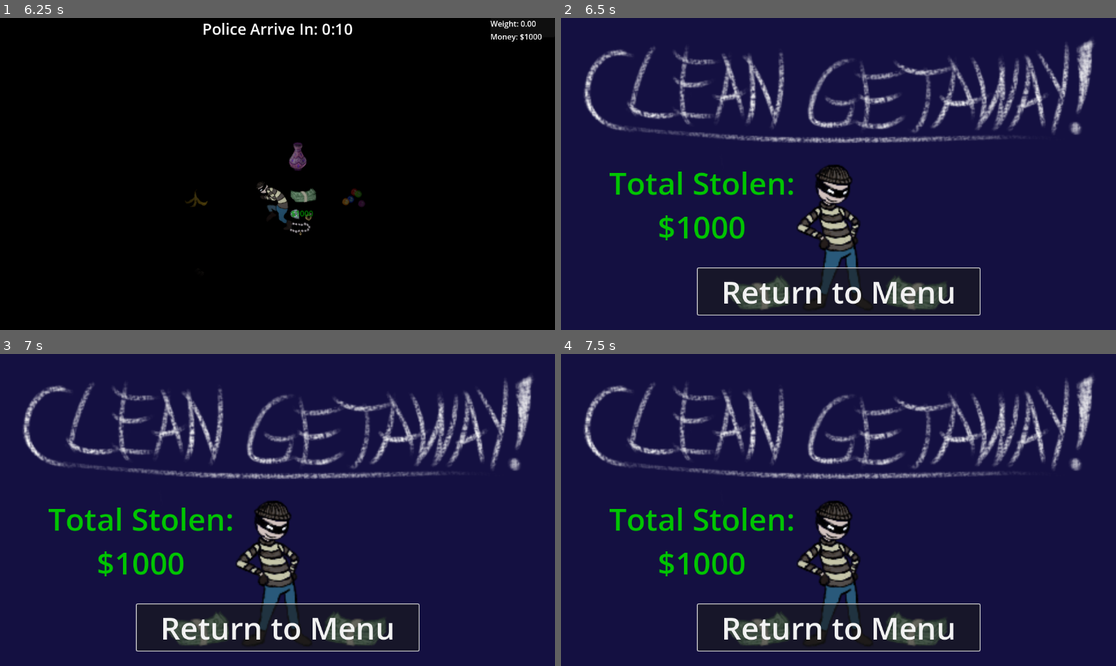
Above: before the commit, frames 1-4 (two rows, left to right).
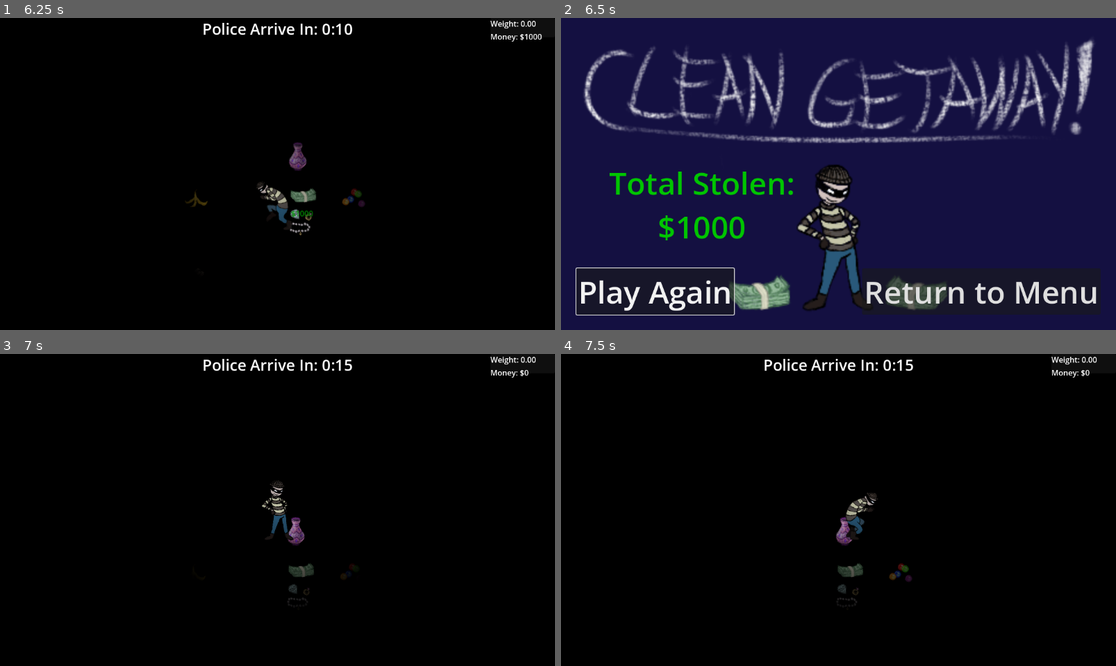
Above: after the commit, the same moments.

Repository: Enriquenf07/game-jam-march-2026
Game: Godot game, scene res://world/main.tscn
Two runs of this game, one before a commit and one after it. Both use one fixed random seed, a clock stepped at 60 frames per second and the inputs below. The engine's default icon, where the game draws it, is replaced by a stand-in: a white triangle on a blue panel in a dark square. Sound files missing from this copy of the repository are replaced by a short silence.
Inputs (mouse positions are in pixels of both pictures, inside the frame that each line leads up to):
- Up to frame 1 (6.25 s): click "Start Heist!" at 0.5 s; tap Enter at 1.25 s; hold D (right) 1.28-2.03 s; hold E (interact) 1.28-2.03 s; hold S (down) 2.03-2.78 s; tap Shift (run) at 2.1, 3.6, 5.1 s; hold D (right) 2.78-3.53 s; hold E (interact) 2.78-3.53 s; hold W (up) 3.53-4.28 s; hold E (interact) 4.28-5.03 s; hold A (left) 4.28-5.78 s; hold S (down) from 5.78 s (still down); hold E (interact) from 5.78 s (still down)
- Up to frame 2 (6.5 s): keep holding S (down); keep holding E (interact)
- Up to frame 3 (7 s): release S (down) at 6.5 s; release E (interact) at 6.5 s; click (94, 628) at 6.5 s, where only the run after the commit has a clickable "Play Again"
- Up to frame 4 (7.5 s): hold D (right) from 7.28 s (still down); tap Shift (run) at 7.35 s

Frame 1 is identical in both runs. In frame 2, 4.1% of the frame differs, in the area x 2-97%, y 79-96%; in frame 3, 99%, in the area x 0-100%, y 0-100%; in frame 4, 99%.

Commit message:
Added a restart button to the results screen

Diff:
--- a/world/main.gd
+++ b/world/main.gd
@@ -15,6 +15,7 @@
 func _on_game_started():
 	_game = _game_scene.instantiate()
 	_game.results_ui.connect("game_exited", _on_game_exited)
+	_game.results_ui.connect("game_restarted", _on_game_restarted)
 	_starting_screen.disconnect("game_started", _on_game_started)
 	_starting_screen.queue_free()
 	add_child(_game)
@@ -23,5 +24,15 @@
 	_starting_screen = _title_screen.instantiate()
 	_starting_screen.connect("game_started", _on_game_started)
 	_game.results_ui.disconnect("game_exited", _on_game_exited)
+	_game.results_ui.disconnect("game_restarted", _on_game_restarted)
 	_game.queue_free()
 	add_child(_starting_screen)
+
+func _on_game_restarted():
+	_game.results_ui.disconnect("game_exited", _on_game_exited)
+	_game.results_ui.disconnect("game_restarted", _on_game_restarted)
+	_game.queue_free()
+	_game = _game_scene.instantiate()
+	_game.results_ui.connect("game_exited", _on_game_exited)
+	_game.results_ui.connect("game_restarted", _on_game_restarted)
+	add_child(_game)
--- a/world/results_screen/results_screen.gd
+++ b/world/results_screen/results_screen.gd
@@ -1,17 +1,18 @@
 class_name ResultsScreen
 extends CanvasLayer
 
+signal game_restarted
 signal game_exited
 
 @export var _win_screen: Control
-@export var _win_button: Button
+@export var _replay_button: Button
 @export var _score_text: Label
 @export var _lose_screen: Control
-@export var _lose_button: Button
+@export var _try_again_button: Button
 
 func show_win_screen(total_score: int):
 	_win_screen.show()
-	_win_button.grab_focus()
+	_replay_button.grab_focus()
 	_score_text.text = "Total Stolen:\n$" + str(total_score)
 
 func _on_exit_button_pressed() -> void:
@@ -19,4 +20,7 @@
 
 func show_lose_screen():
 	_lose_screen.show()
-	_lose_button.grab_focus()
+	_try_again_button.grab_focus()
+
+func _on_play_again_button_pressed() -> void:
+	game_restarted.emit()
--- a/world/results_screen/results_screen.tscn
+++ b/world/results_screen/results_screen.tscn
@@ -4,13 +4,13 @@
 [ext_resource type="Texture2D" uid="uid://cmobixcwsm6uw" path="res://world/assets/win_screen_-_480x270.png" id="2_2g062"]
 [ext_resource type="Texture2D" uid="uid://b8emmv3j1evt2" path="res://world/assets/lose_screen_-_480x270.png" id="2_lnh2n"]
 
-[node name="ResultsScreen" type="CanvasLayer" unique_id=819295893 node_paths=PackedStringArray("_win_screen", "_win_button", "_score_text", "_lose_screen", "_lose_button")]
+[node name="ResultsScreen" type="CanvasLayer" unique_id=819295893 node_paths=PackedStringArray("_win_screen", "_replay_button", "_score_text", "_lose_screen", "_try_again_button")]
 script = ExtResource("1_ucyfj")
 _win_screen = NodePath("WinScreen")
-_win_button = NodePath("WinScreen/ExitButton")
+_replay_button = NodePath("WinScreen/PlayAgainButton")
 _score_text = NodePath("WinScreen/ScoreText")
 _lose_screen = NodePath("LoseScreen")
-_lose_button = NodePath("LoseScreen/ExitButton")
+_try_again_button = NodePath("LoseScreen/TryAgainButton")
 
 [node name="WinScreen" type="Control" parent="." unique_id=1361753961]
 visible = false
@@ -46,18 +46,31 @@
 horizontal_alignment = 1
 vertical_alignment = 1
 
+[node name="PlayAgainButton" type="Button" parent="WinScreen" unique_id=463244745]
+layout_mode = 1
+anchors_preset = 2
+anchor_top = 1.0
+anchor_bottom = 1.0
+offset_left = 32.0
+offset_top = -128.0
+offset_right = 359.0
+offset_bottom = -32.0
+grow_vertical = 0
+theme_override_font_sizes/font_size = 64
+text = "Play Again"
+
 [node name="ExitButton" type="Button" parent="WinScreen" unique_id=389212487]
 layout_mode = 1
-anchors_preset = 7
-anchor_left = 0.5
+anchors_preset = 3
+anchor_left = 1.0
 anchor_top = 1.0
-anchor_right = 0.5
+anchor_right = 1.0
 anchor_bottom = 1.0
-offset_left = -292.5
+offset_left = -527.0
 offset_top = -128.0
-offset_right = 292.5
+offset_right = -32.0
 offset_bottom = -32.0
-grow_horizontal = 2
+grow_horizontal = 0
 grow_vertical = 0
 theme_override_font_sizes/font_size = 64
 text = "Return to Menu"
@@ -81,13 +94,35 @@
 texture = ExtResource("2_lnh2n")
 
 [node name="ExitButton" type="Button" parent="LoseScreen" unique_id=1453146947]
-layout_mode = 0
-offset_left = 329.0
-offset_top = 520.0
-offset_right = 824.0
-offset_bottom = 616.0
+layout_mode = 1
+anchors_preset = 3
+anchor_left = 1.0
+anchor_top = 1.0
+anchor_right = 1.0
+anchor_bottom = 1.0
+offset_left = -527.0
+offset_top = -128.0
+offset_right = -32.0
+offset_bottom = -32.0
+grow_horizontal = 0
+grow_vertical = 0
 theme_override_font_sizes/font_size = 64
 text = "Return to Menu"
 
+[node name="TryAgainButton" type="Button" parent="LoseScreen" unique_id=684061030]
+layout_mode = 1
+anchors_preset = 2
+anchor_top = 1.0
+anchor_bottom = 1.0
+offset_left = 32.0
+offset_top = -128.0
+offset_right = 328.0
+offset_bottom = -32.0
+grow_vertical = 0
+theme_override_font_sizes/font_size = 64
+text = "Try Again"
+
+[connection signal="pressed" from="WinScreen/PlayAgainButton" to="." method="_on_play_again_button_pressed"]
 [connection signal="pressed" from="WinScreen/ExitButton" to="." method="_on_exit_button_pressed"]
 [connection signal="pressed" from="LoseScreen/ExitButton" to="." method="_on_exit_button_pressed"]
+[connection signal="pressed" from="LoseScreen/TryAgainButton" to="." method="_on_play_again_button_pressed"]
